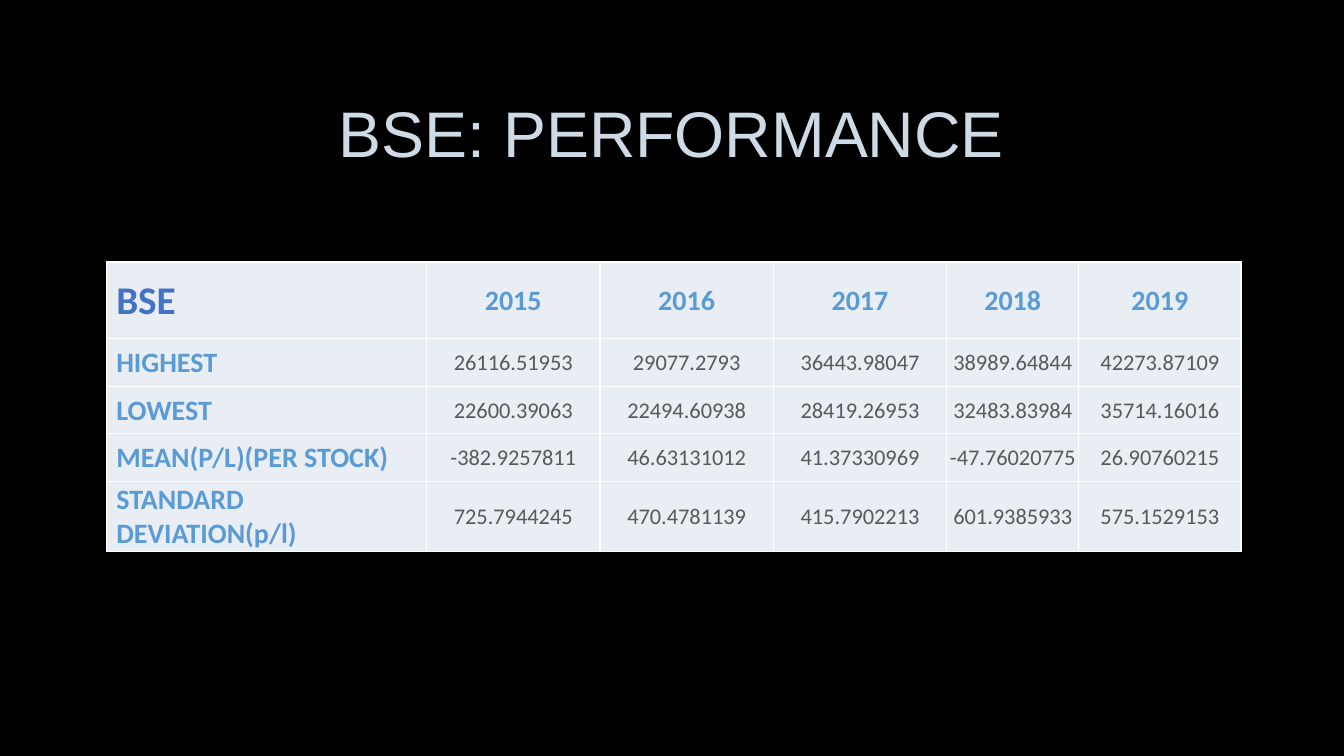
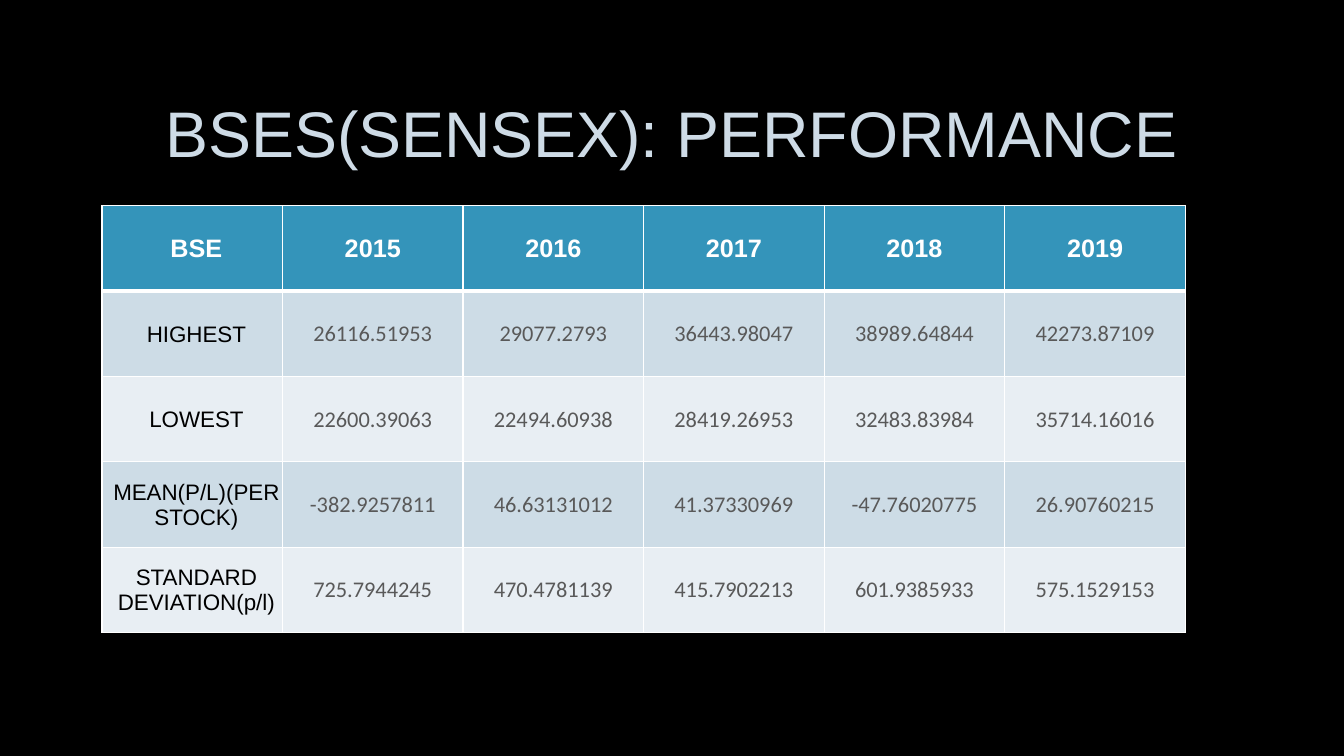
Before and after one commit to abhi-824/probability_stats, a slide deck: slide 12 of STOCK ANALYSIS USING EXCEL.pptx (slide 10 before the commit). Drawn at 1344x756 pixels with LibreOffice and Linux fonts; fonts in the diff are those of the drawing; background and template pictures are left out. Boxes give left, top, right and bottom in pixels: in the first picture for what was removed or moved away, otherwise in the second. Text is boxed around its words. In the diff, an @@ line names an element or a change of style, - is before the commit and + after.

Commit message:
Updated Presentation

```diff
--- a/STOCK ANALYSIS USING EXCEL.pptx
+++ b/STOCK ANALYSIS USING EXCEL.pptx
@@ title at (165, 110, 1178, 169): text changed @@
-BSE: PERFORMANCE
+BSES(SENSEX): PERFORMANCE
@@ table at (102, 206, 1185, 632) @@
@@ fill #E8EEF3 to #3494BA in row 1 @@
@@ fill #E8EEF3 to #CEDCE7 in 12 cells @@
@@ size 28 to 18 pt, text colour #4472C4 to #FFFFFF in "BSE" @@
@@ font Calibri to Arial in "BSE", "2015", "2016", "2017" and 6 more places @@
@@ size 20 to 18 pt, text colour #5B9BD5 to #FFFFFF in "2015", "2016", "2017", "2018" and 1 more places @@
@@ size 20 to 16 pt, text colour #5B9BD5 to #000000, bold off in "HIGHEST", "LOWEST", "MEAN(P/L)(PER STOCK)", "STANDARD DEVIATION(p/l)" @@
@@ alignment left to centre @@
@@ borders changed @@
@@ table: place and size @@
-table at (107, 262, 1241, 552)
+table at (102, 206, 1185, 632)
```
Also in this commit, not shown: 12 other slides changed, 3 slides added, 1 other file.
